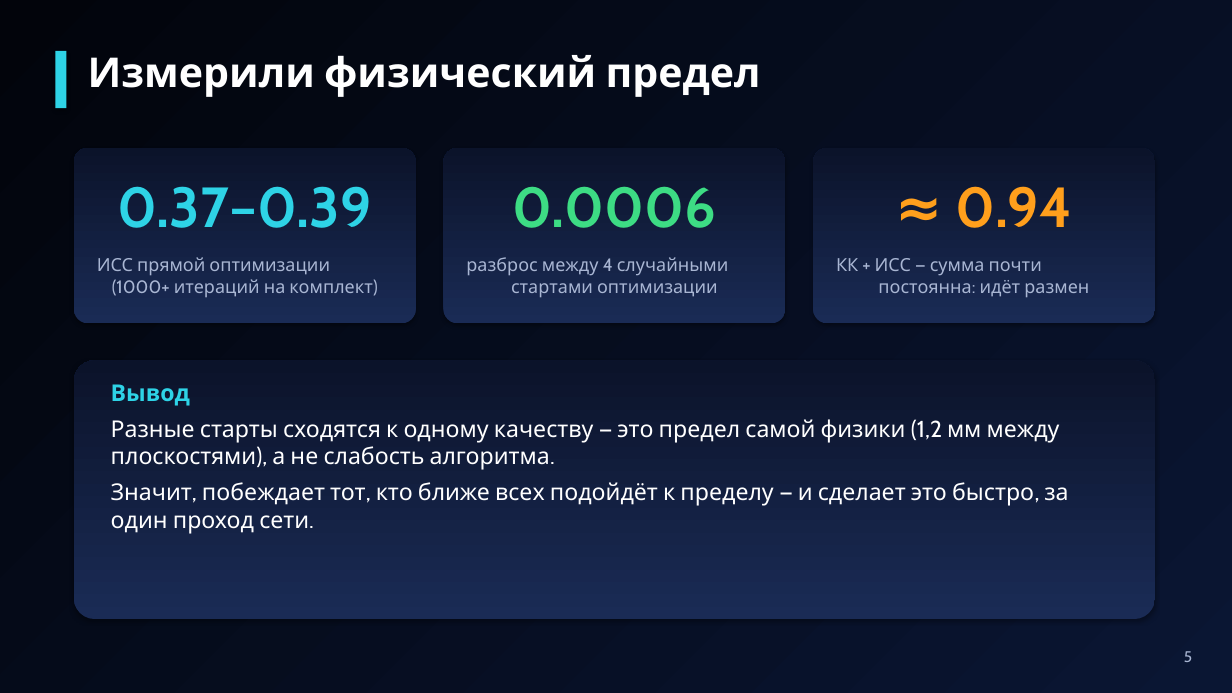
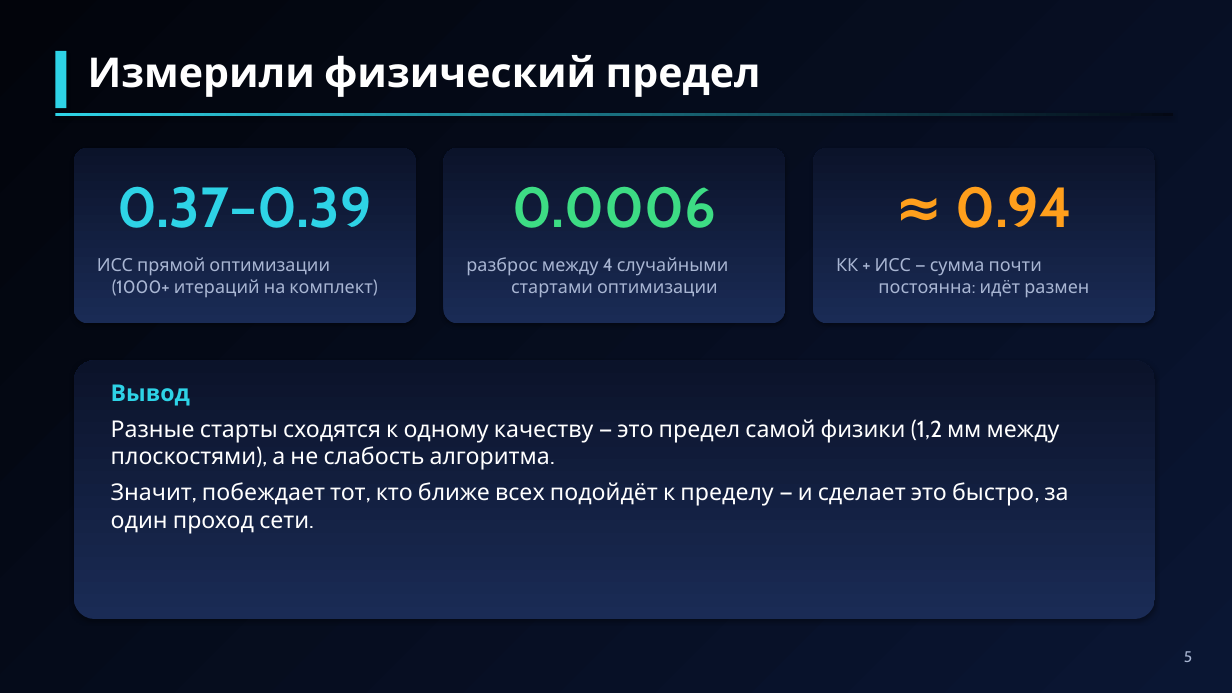
Before and after one commit to Gleb-Vlasov/doe-generation, a slide deck: slide 5 of presentation/DOE_presentation.pptx. Drawn at 1232x693 pixels with LibreOffice and Linux fonts; fonts in the diff are those of the drawing. Boxes give left, top, right and bottom in pixels: in the first picture for what was removed or moved away, otherwise in the second. Text is boxed around its words. In the diff, an @@ line names an element or a change of style, - is before the commit and + after.

```diff
--- a/presentation/DOE_presentation.pptx
+++ b/presentation/DOE_presentation.pptx
@@ rectangle added at (55, 113, 1174, 116), fill gradient #2ED3E6 to #040814 @@
```
Also in this commit, not shown: 13 other slides changed, 1 other file.
